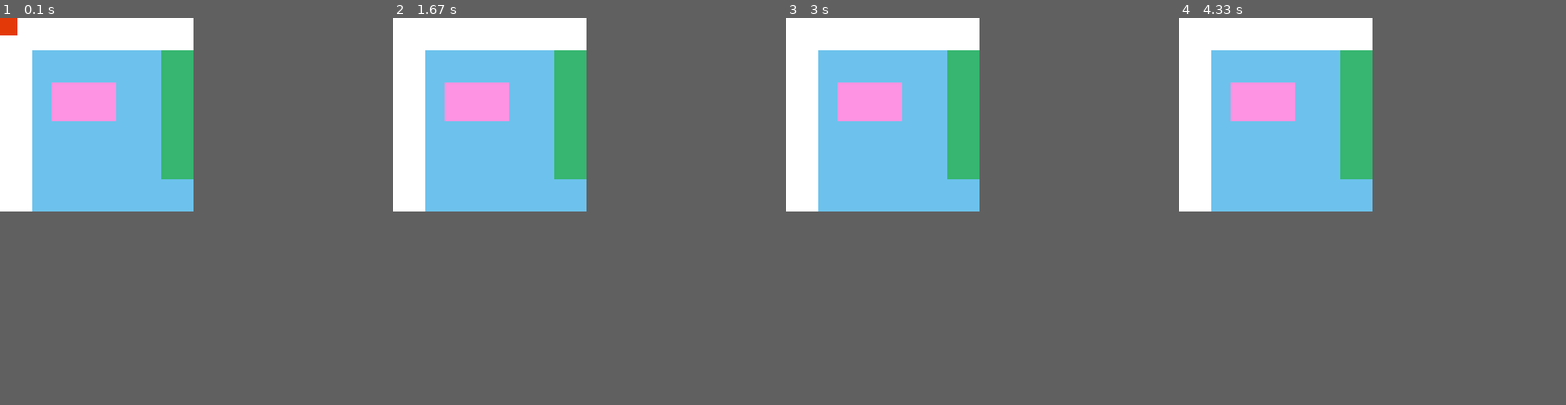
Above: before the commit, frames 1-4 (left to right).
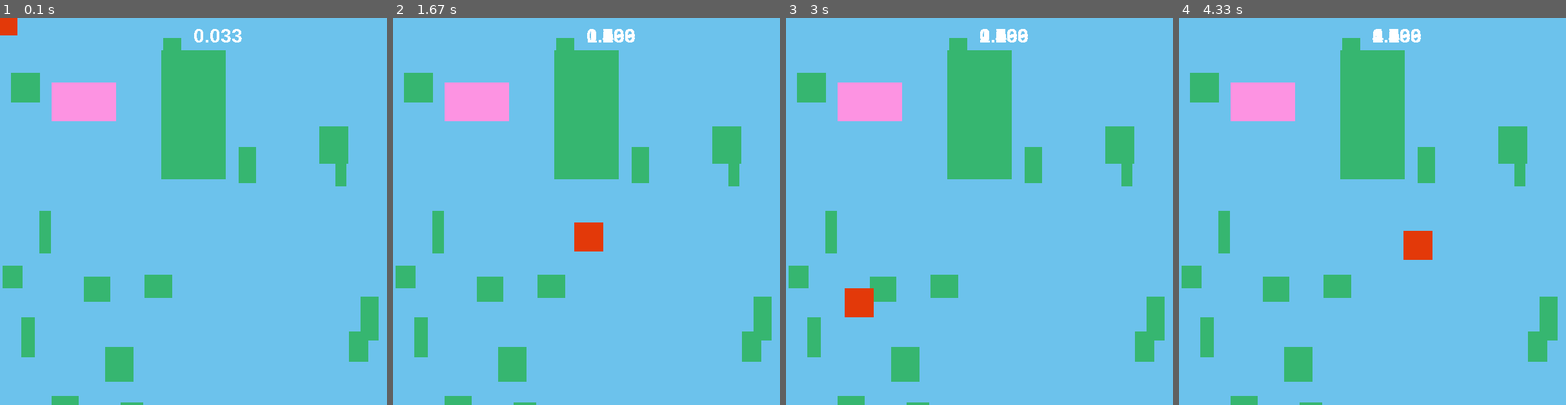
Above: after the commit, the same moments.

Repository: italogama/PyGame-LearnCafe
Game: pygame game, started from Aula 4 Inicio/Aula 28 - Documentacao.py
The game is run twice, just before and just after one commit, with the same random seed, the same clock (stepped at 60 frames per second) and the same inputs.
Inputs (mouse positions are in pixels of both pictures, inside the frame that each line leads up to):
- Up to frame 1 (0.1 s): no input
- Up to frame 2 (1.67 s): hold Right 0.33-0.8 s; move the mouse to (571, 226) at 0.37 s; hold Up 0.83-1.13 s; move the mouse to (710, 199) at 0.87 s; hold Right 1.17-1.63 s; move the mouse to (586, 234) at 1.2 s
- Up to frame 3 (3 s): hold Left 1.67-2.2 s; move the mouse to (886, 215) at 1.7 s; hold Down 2.23-2.53 s; move the mouse to (1018, 296) at 2.27 s; hold Left 2.57-2.97 s; move the mouse to (859, 304) at 2.6 s
- Up to frame 4 (4.33 s): hold Up 3-3.37 s; move the mouse to (1430, 76) at 3.03 s; hold Right 3.4-4.03 s; move the mouse to (1511, 346) at 3.43 s; hold Down from 4.07 s (still down); move the mouse to (1418, 246) at 4.1 s
In our replay, the window is 300x300 before the commit and 600x600 after it. These sizes can differ from the game's own. Grey fills any space a smaller window leaves; there, only what the larger window draws over its background counts as a difference.

The runs differ from the first frame. In frame 1, 15% of the frame differs, in the area x 0-98%, y 0-100%; in frame 2, 16%; in frame 3, 16%; in frame 4, 16%.

Commit message:
Aula 30 - Criando um contador

Diff:
--- a/Aula 4 Inicio/Aula 28 - Documentacao.py
+++ b/Aula 4 Inicio/Aula 28 - Documentacao.py
@@ -4,7 +4,7 @@
 def main(): #parametros de Display
     #As definições dos objetos(variaveis)
     pygame.init() #Inicializando o pygame
-    tela = pygame.display.set_mode([300, 300]) #Setando a dimensao da tela
+    tela = pygame.display.set_mode([600, 600]) #Setando a dimensao da tela
     pygame.display.set_caption("Iniciando com PyGame") #Exibindo titulo do game
     relogio = pygame.time.Clock()
     cor_branca = (255,255,255)
@@ -12,7 +12,7 @@
     cor_verde = (54,182,112)
     cor_vermelha = (227,57,9)
     cor_rosa = (253, 147, 226)
-    sup = pygame.Surface((280, 280))
+    sup = pygame.Surface((600, 600))
     sup.fill(cor_azul)
 
     sup2 = pygame.Surface((100, 100))
@@ -29,22 +29,24 @@
     font_padrao = pygame.font.get_default_font()
     fonte_perdeu = pygame.font.SysFont(font_padrao, 45)
     fonte_ganhou = pygame.font.SysFont(font_padrao, 30)
+    texto = pygame.font.SysFont("Arial", 30, True, False)
+
 
     audio_explosao = pygame.mixer.Sound('AUDIOS.ogg')
 
     listaret = []
 
     for x in range(15):
-        h = random.randrange(20, 60)
-        w = random.randrange(15, 45)
-        x = random.randrange(280)
-        y = random.randrange(280)
+        h = random.randrange(20, 90)
+        w = random.randrange(15, 50)
+        x = random.randrange(600)
+        y = random.randrange(600)
         listaret.append(pygame.Rect(x, y, w, h))
 
     while sair != True: #Loop de while, cria uma variavel do tipo event que recebe um evento
 
         for rets in listaret:
-            pygame.draw.rect(sup, cor_azul, rets)
+            pygame.draw.rect(sup, cor_verde, rets)
 
 
         for event in pygame.event.get(): #ao clicar no X ele entra na condição IF
@@ -82,7 +84,7 @@
 
         relogio.tick(30) #tick pra atualizar
         tela.fill(cor_branca) #preencher o fundo da tela com cor branca
-        tela.blit(sup, [50,50]) #chamando a superficie
+        tela.blit(sup, [0,0]) #chamando a superficie
         tela.blit(sup2, [250,50]) #chamando a superficie 2
         tela.blit(sup2, [250,150])
 
@@ -98,6 +100,11 @@
             tela.blit(text, (150, 150))
             (ret.left, ret.top) = (xant, yant)'''
 
+        segundos = pygame.time.get_ticks()/1000
+        segundos = str(segundos)
+        contador = texto.render(segundos, 0, cor_branca)
+        sup.blit(contador, (300,10))
+
         pygame.draw.rect(tela, cor_vermelha, ret) #inserindo retangulo
         pygame.draw.rect(tela, cor_rosa, ret2)
         pygame.display.update() #Chamar atualização na Tela
